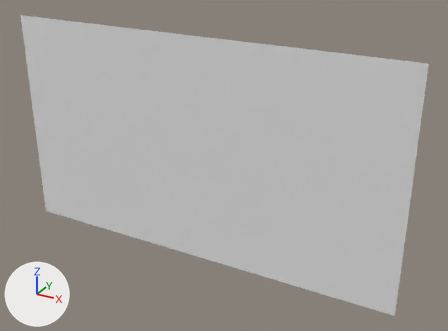
What one commit did to the OBJ model Assets/Tiled2Unity/Meshes/testi.obj.
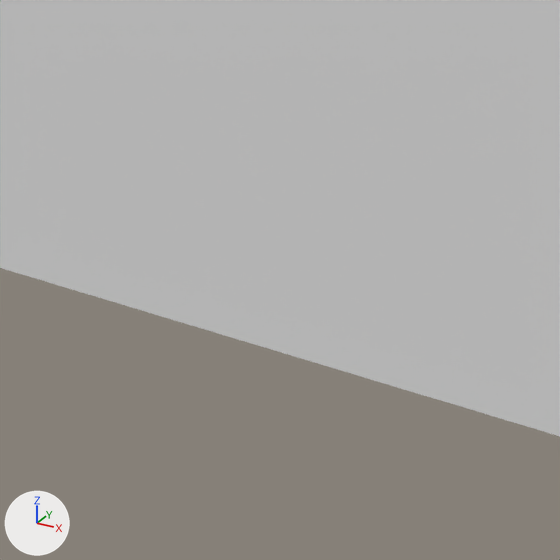
There are two pictures of each version: one whole from a camera (50 mm lens) standing at (218.0, -1382.0, 309.0) and looking at (-561.0, 36.0, -400.0), one close up on the part from 60% to 80% of the width and 71% to 98% of the height. Arrows for +X, +Y and +Z are at lower left; the lights stay in place. Where no turn or scale is listed for an object, it has been applied to the vertices.

Names of what the first close-up shows: 'testi'.
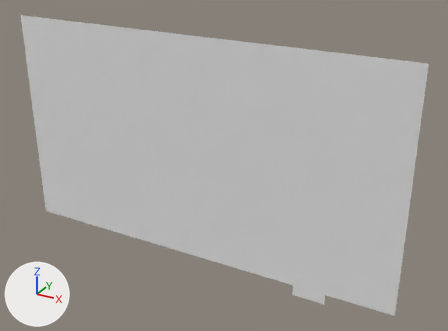
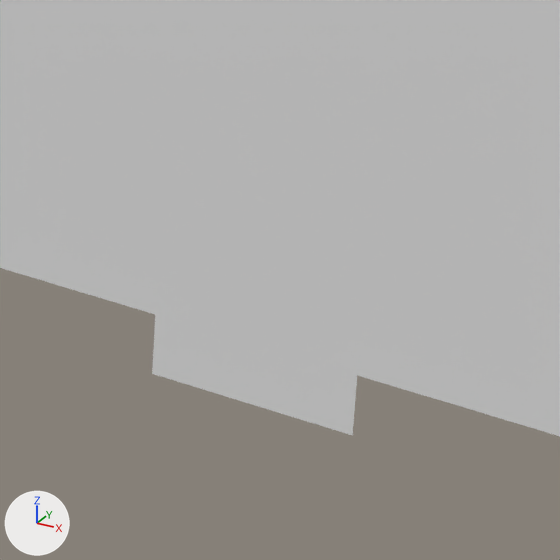
Location of each change, [x1, y1, x2, y2] in pixels of the close-ups (560 x 560 px):
part 1 of me_testi, added
    after: [152, 315, 357, 436]

Patch to the scene script:
```diff
--- a/Assets/Tiled2Unity/Meshes/testi.obj.py
+++ b/Assets/Tiled2Unity/Meshes/testi.obj.py
@@ me_testi @@
 me_testi.from_pydata(...)  # 858 vertices, 798 faces; spans x -1248.0..-32.0, y 0.0, z -704.0..-32.0
 # used by ob_testi; location = (0.0, 0.0, 0.0)
 # verts and faces of me_testi; kept vertices keep their numbers, new ones are numbered from 858
 # before: 825 (-224.0, 0.0, -704.0) at pixel (357, 375), 826 (-256.0, 0.0, -704.0) at pixel (288, 354), 827 (-288.0, 0.0, -704.0) at pixel (221, 334), 828 (-320.0, 0.0, -704.0) at pixel (155, 314)
+# me_testi part 1
+for new, old in zip([*range(858, 862)], [*range(825, 829)]): verts[new] = verts[old] + (0.0, 0.0, -32.0)
+faces += [(825, 858, 859, 826), (826, 859, 860, 827), (827, 860, 861, 828)]
```
